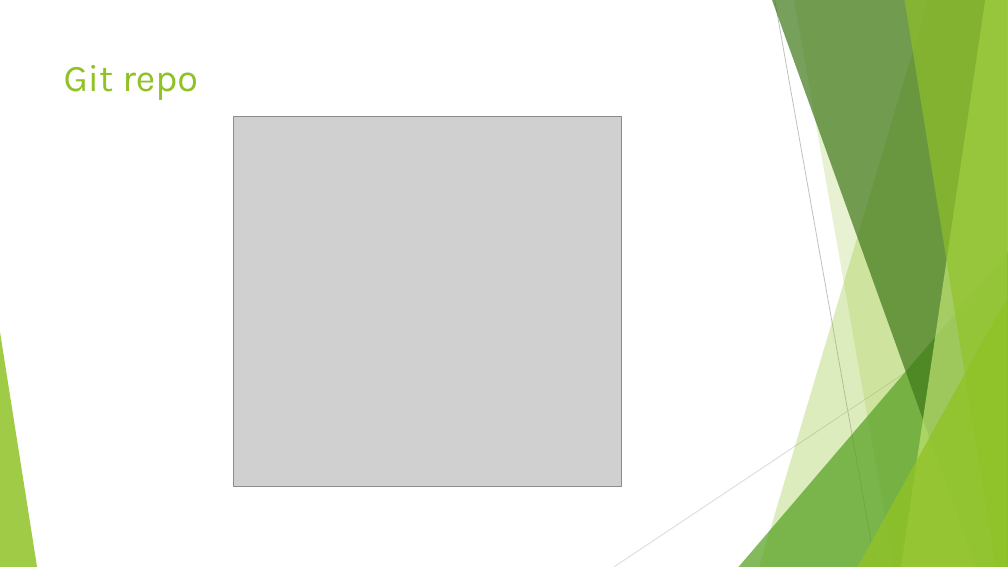
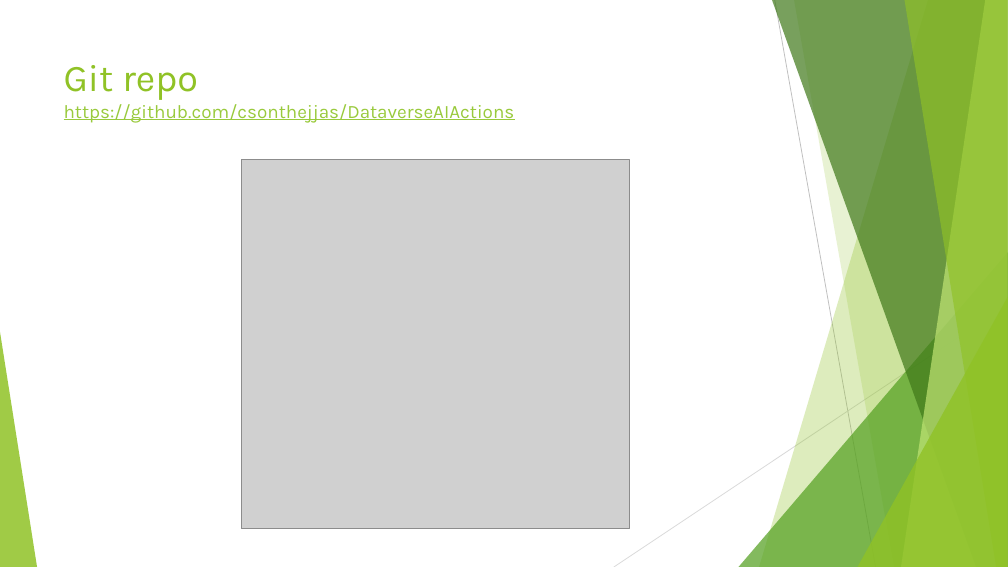
Before and after one commit to csonthejjas/DataverseAIActions, a slide deck: slide 26 of Dataverse AI Actions.pptx. Drawn at 1008x567 pixels with LibreOffice and Linux fonts; fonts in the diff are those of the drawing; grey boxes stand for pictures. Boxes give left, top, right and bottom in pixels: in the first picture for what was removed or moved away, otherwise in the second. Text is boxed around its words. In the diff, an @@ line names an element or a change of style, - is before the commit and + after.

```diff
--- a/Dataverse AI Actions.pptx
+++ b/Dataverse AI Actions.pptx
@@ title at [64, 65, 515, 123]: text changed; size 36 to 18 pt; text colour #90C226 to #99CA3C @@
-Git repo
+Git repo
+https://github.com/csonthejjas/DataverseAIActions
@@ picture: place and size @@
-picture at [234, 116, 622, 486]
+picture at [241, 160, 629, 529]
```
Also in this commit, not shown: 4 other slides changed, 5 other files.
